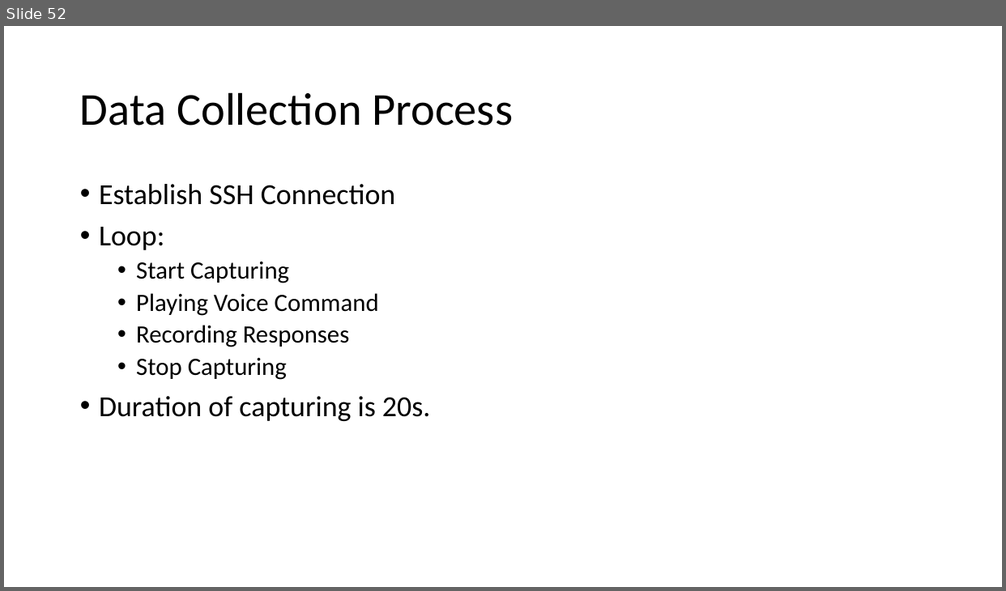
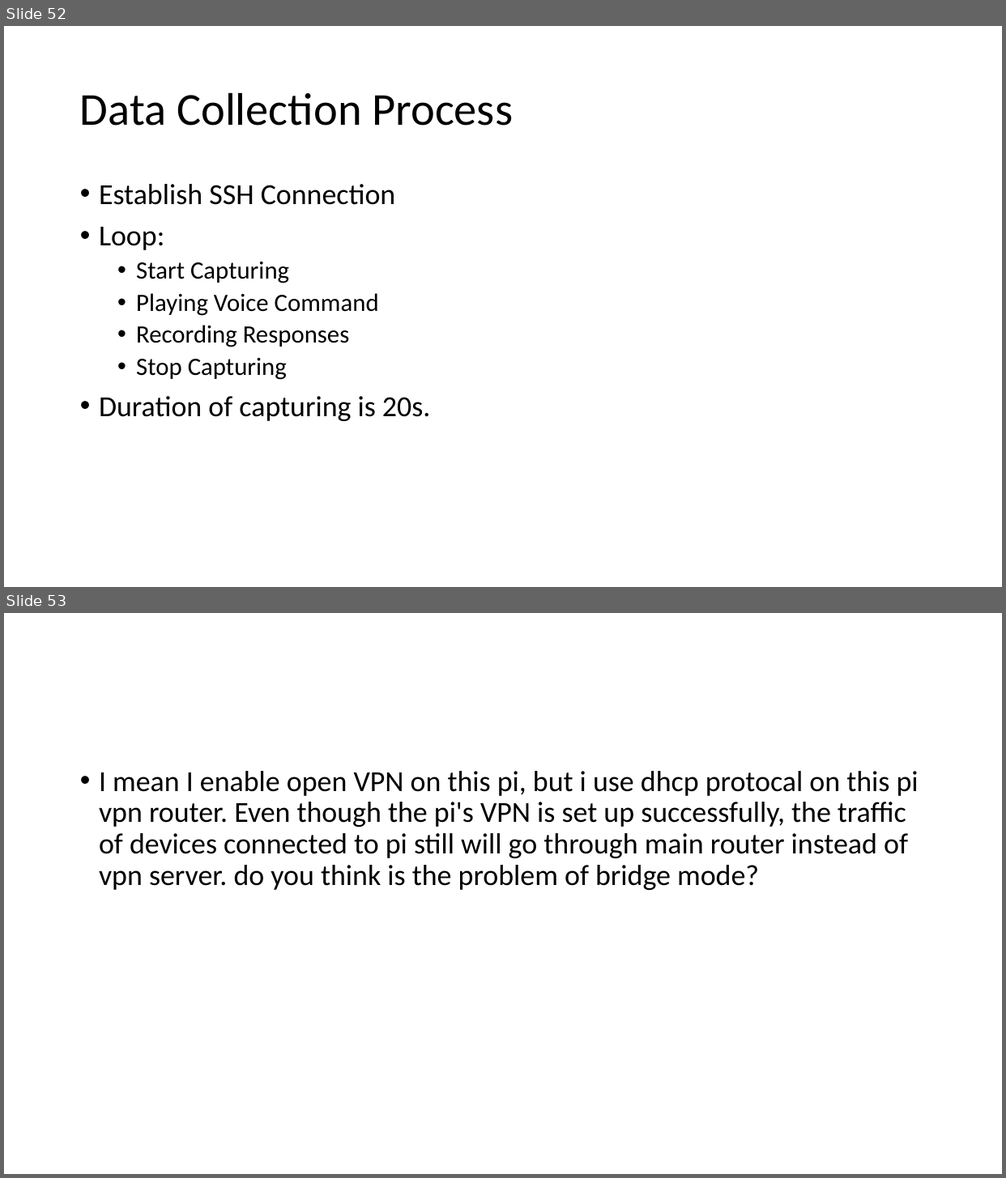
Before and after one commit to GXG-CS/Pi-Alexa, a slide deck: Presentation1.pptx. Shown one above the other, each under a label of ours: slide 52 before the commit, slides 52 and 53 after it. The pictures are 1006x591 and 1006x1178 pixels, drawn with LibreOffice and Linux fonts; fonts in the diff are those of the drawing. Boxes give left, top, right and bottom in pixels: in the first picture for what was removed or moved away, otherwise in the second. Text is boxed around its words. In the diff, an @@ line names an element or a change of style, - is before the commit and + after.

```diff
--- a/Presentation1.pptx
+++ b/Presentation1.pptx
@@ slide 53 added at [4,613,1002,1174], background #FFFFFF @@
@@ text added at [99,771,918,890], 28 pt, text #000000 @@
+• I mean I enable open VPN on this pi, but i use dhcp protocal on this pi vpn router. Even though the pi's VPN is set up successfully, the traffic of devices connected to pi still will go through main router instead of vpn server. do you think is the problem of bridge mode?
```
Also in this commit, not shown: 2 other slides added, 1 other file.
